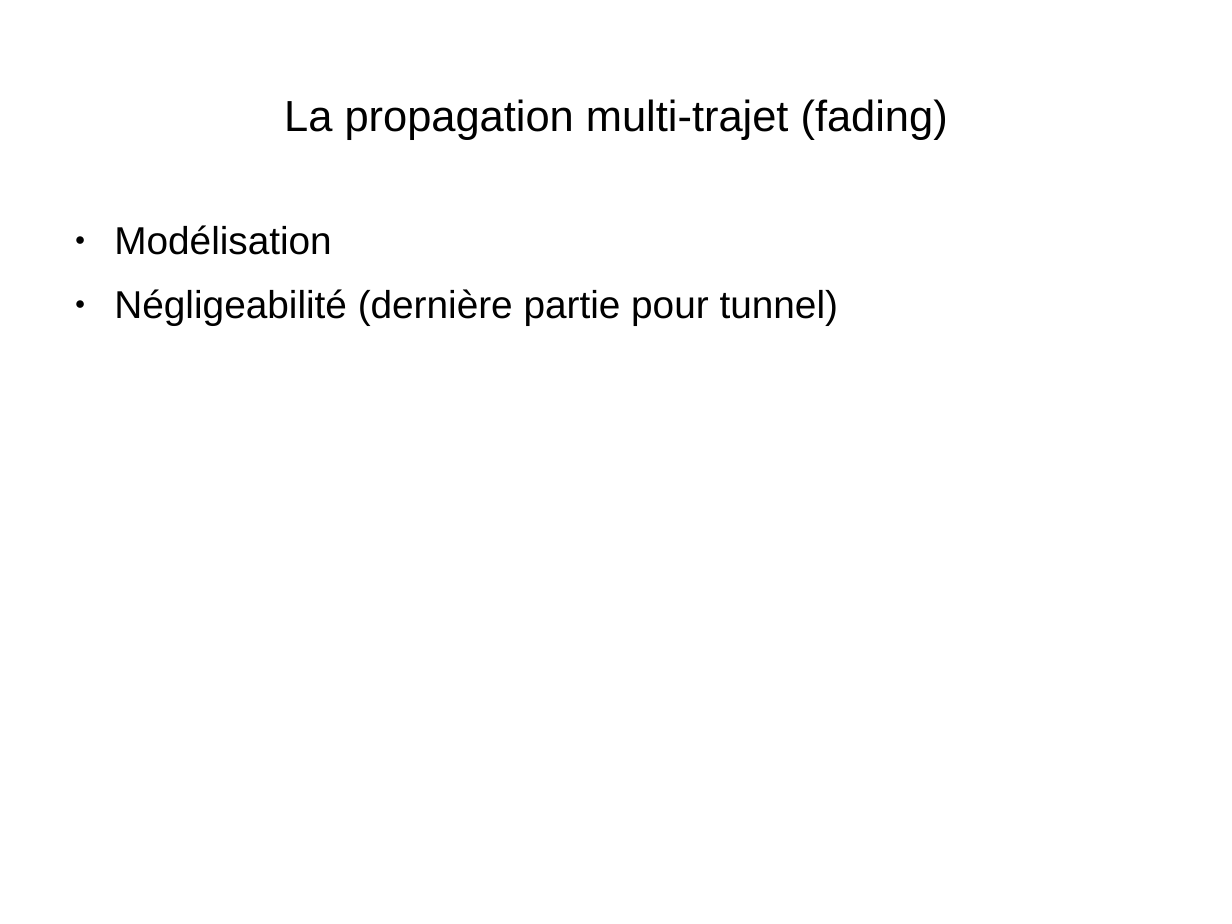
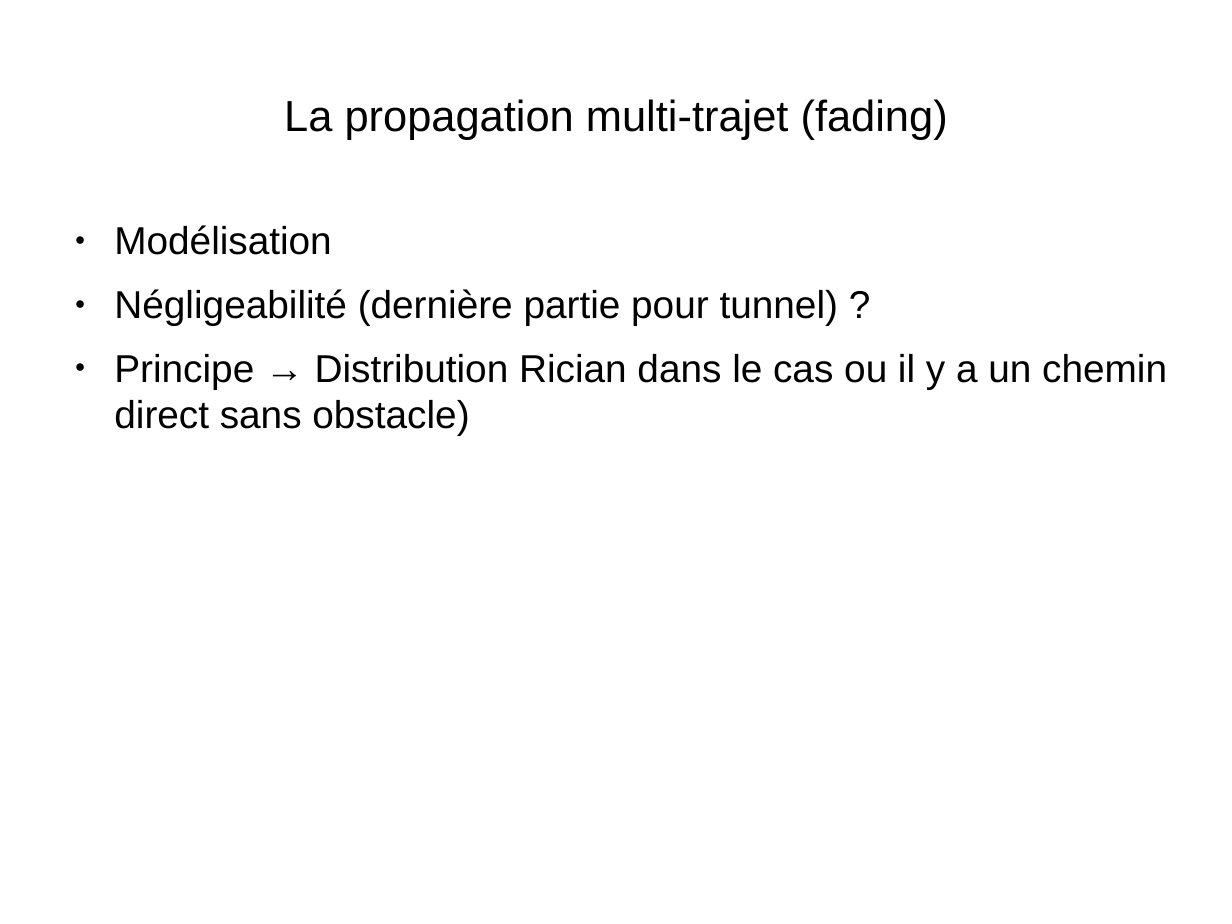
Before and after one commit to Vzrod/tipe, a slide deck: slide 5 of TIPE.odp. Drawn at 1232x924 pixels with LibreOffice and Linux fonts; fonts in the diff are those of the drawing. Boxes give left, top, right and bottom in pixels: in the first picture for what was removed or moved away, otherwise in the second. Text is boxed around its words. In the diff, an @@ line names an element or a change of style, - is before the commit and + after.

Commit message:
Ajout fonction fading un rebond

```diff
--- a/TIPE.odp
+++ b/TIPE.odp
@@ text at (114, 289, 1167, 436): text changed @@
-● Négligeabilité (dernière partie pour tunnel)
+● Négligeabilité (dernière partie pour tunnel) ?
+● Principe → Distribution Rician dans le cas ou il y a un chemin direct sans obstacle)
```
Also in this commit, not shown: 1 other slide changed, 2 other files.
